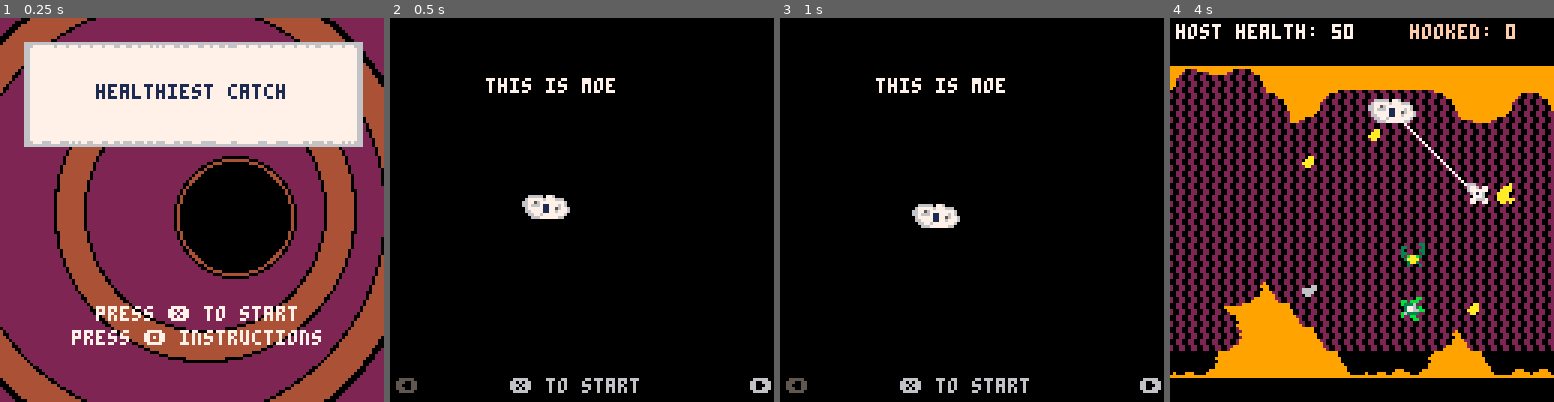
Above: before the commit, frames 1-4 (left to right).
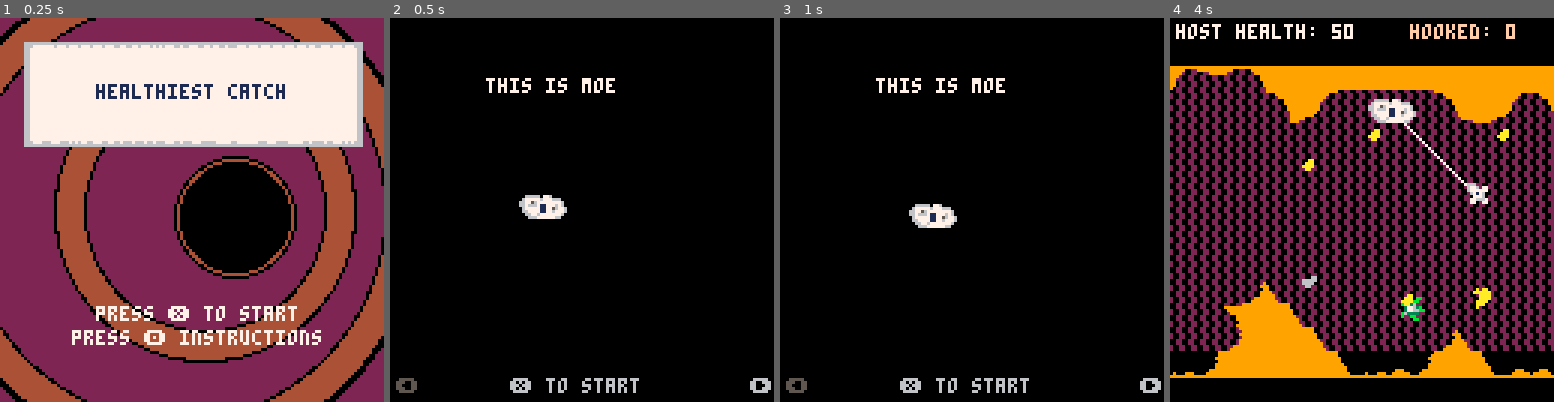
Above: after the commit, the same moments.

Repository: tyedye105/SlowJamJune2018
Game: PICO-8 cartridge amoebaFish.p8
The game is run twice, just before and just after one commit, with the same random seed, the same clock (stepped at 60 frames per second) and the same inputs.
Inputs:
- Up to frame 1 (0.25 s): no input
- Up to frame 2 (0.5 s): tap O (Z key) at 0.33 s
- Up to frame 3 (1 s): tap O (Z key) at 0.7 s
- Up to frame 4 (4 s): tap X (X key) at 1.07, 2.07, 2.4, 2.73, 3.07, 3.4, 3.73 s; tap O (Z key) at 1.43, 2.22, 3.1, 3.98 s; hold Left 1.97-2.37 s; hold Down 2.42-2.82 s; hold Right 2.87-3.53 s; hold Up from 3.58 s (still down)

Frame 1 is identical in both runs. In frame 2, 0.3% of the frame differs, in the area x 33-47%, y 46-53%; in frame 3, 0.3%; in frame 4, 0.9%, in the area x 34-90%, y 28-78%.

Commit message:
they eat THESE guys

Diff:
--- a/amoebaFish.p8
+++ b/amoebaFish.p8
@@ -400,6 +400,8 @@
  if (fget(c.s,3)) return
  if (tick %10 == 0) then
   c.cs += 16
+  --this is a hack
+  --and i'm sorry
   if c.cs > c.s + 48 then
    c.cs = c.s
   end
@@ -582,6 +584,8 @@
 --rules
 function make_rules()
 pg=1
+ruletick = 0
+init_eaten()
 rules={
 "this is moe",
 "and this joe",
@@ -593,17 +597,30 @@
 "moe and joe too:(" }
 end
 
+function init_eaten()
+ eaten = {}
+ for i=4,9 do
+  local e = {
+   s = i,
+   cs = i,
+   x = (i-4) * 22,
+   y = 64 + rndb(-30,30)
+  }
+  add(eaten,e)
+ end
+end
+
 function draw_sprites()
 	if(pg==1) then
- spr(1,44,60+3*sin(time()*.8),2,1)
+ spr(1,44+sin(time()*2),60+3*sin(time()*.8),2,1)
  elseif (pg==2) then
- spr(18,48,60+3*sin(time()*.8),2,1)
+ spr(18,48+sin(time()*2),60+3*sin(time()*.8),2,1)
  elseif (pg==3) then
  draw_titlebg()
  elseif (pg==4) then
- map(64,48)
+  draw_they_eat_these()
  elseif (pg==5) then
- spr(3,52,64)
+ spr(3,52+sin(time()*2),60+3*sin(time()*.8))
  end
 end
 
@@ -615,8 +632,19 @@
 	end
 end
 
-
-
+function draw_they_eat_these()
+ ruletick += 1
+ for e in all(eaten) do
+  if (ruletick %10 == 0) then
+  e.cs += 16
+  if e.cs > e.s + 48 then
+   e.cs = e.s
+  end
+ end
+  spr(e.cs,e.x,
+  e.y+3*sin(e.s/8*time()))
+ end
+end
 
 function pageleft()
 	if(pg!=1) then
